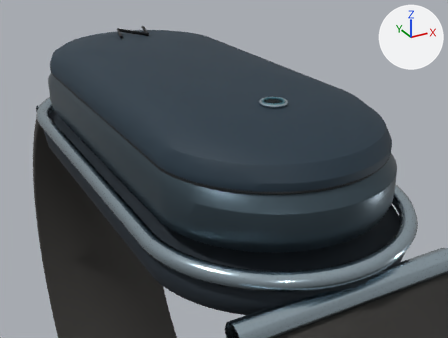
The glTF model public/wristband-refined.glb: old version first, new version second.
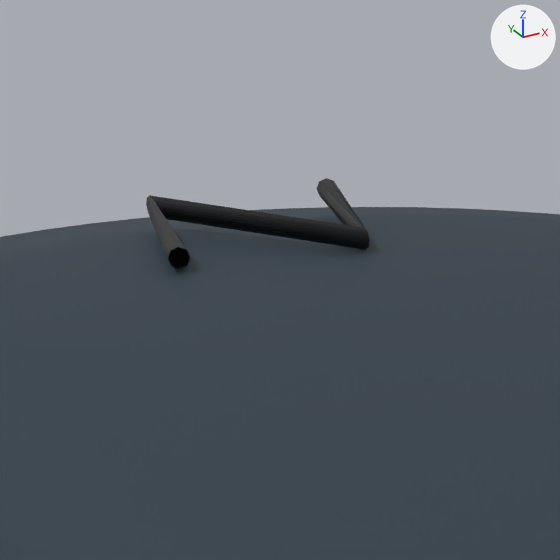
Each version is shown whole from a 50 mm camera at (-0.704, -1.472, 2.798) aimed at (0.171, 0.118, 2.003), then close up on the part from 21% to 39% of the width and 0% to 24% of the height. The lights are fixed; the arrows at upper right show +X, +Y and +Z. The older version's two pictures come first. Where no turn or scale is listed for an object, it has been applied to the vertices.

In view in the first close-up: 'Domed front shell', 'N insignia'.
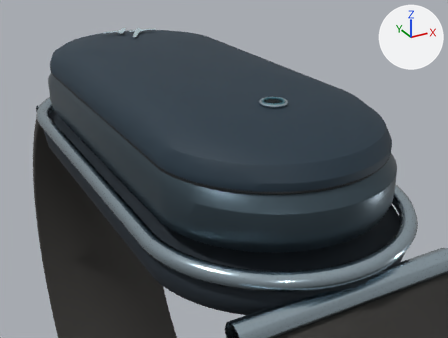
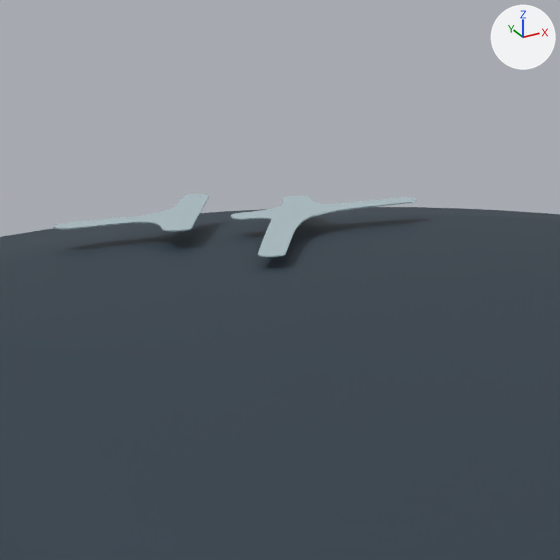
Pixel boxes [x1, y1, x2, y2] of what changed, in the close-ups (560 x 560 px):
'N insignia', deleted (black)
    before: [146, 178, 370, 269]
'NABZ insignia', added (pale blue)
    after: [53, 194, 416, 257]

What the commit changed:
Material 'NABZ silver insignia' (mat_nabz_silver_insignia) is new.
Its base color is (0.65, 0.83, 0.89) (pale blue #d3ebf2).
Its metallic is 0.55.
Its roughness is 0.3.
Mesh me_nabz_vector_insignia is new.
It has 544 vertices, 1080 faces and spans x -0.085..0.085, y -0.076..0.076, z 0.0.
It uses material mat_nabz_silver_insignia (pale blue #d3ebf2).
Object 'N insignia' (ob_n_insignia) is deleted.
Object 'NABZ insignia' (ob_nabz_insignia) is new; it shows me_nabz_vector_insignia.
Its location is (0.0, 0.4112, 2.4025).
